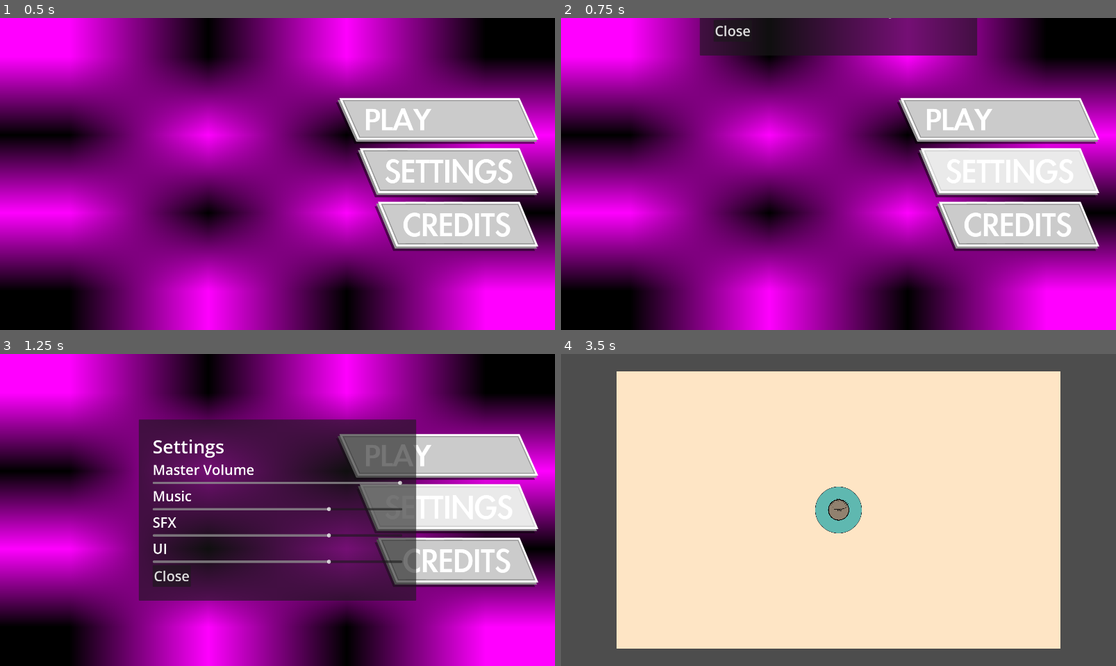
Above: before the commit, frames 1-4 (two rows, left to right).
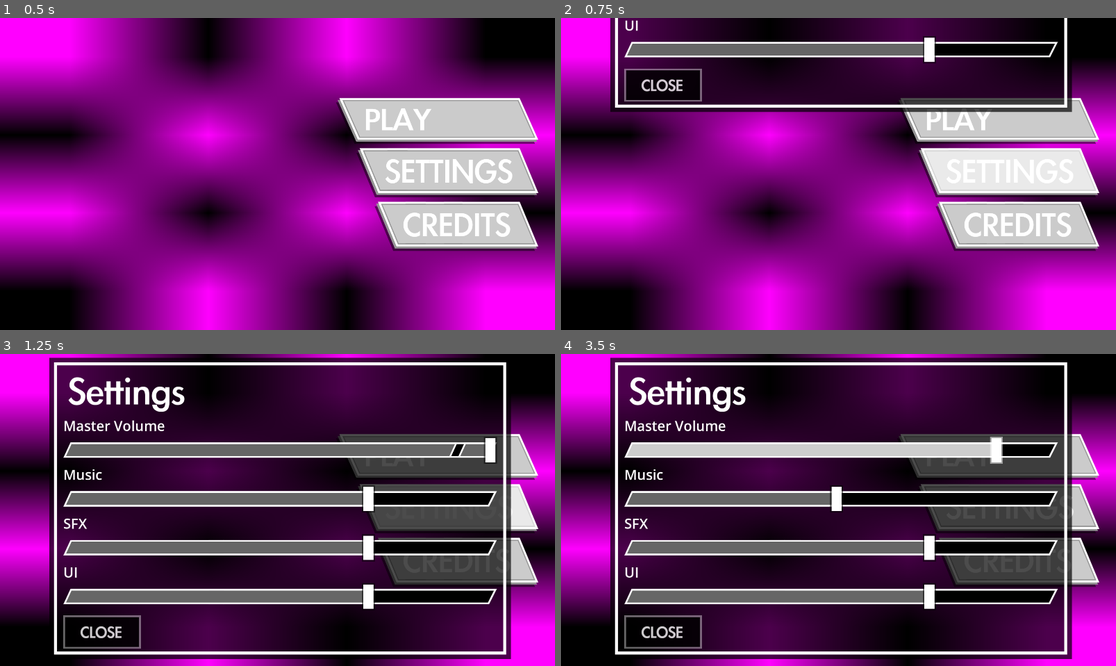
Above: after the commit, the same moments.

Repository: entityJY/deltarunesque-game
Game: Godot game, scene res://main_menu/main_menu.tscn
The game is run twice, just before and just after one commit, with the same random seed, the same clock (stepped at 60 frames per second) and the same inputs. Sound files missing from this copy of the repository are replaced by a short silence.
Inputs (mouse positions are in pixels of both pictures, inside the frame that each line leads up to):
- Up to frame 1 (0.5 s): no input
- Up to frame 2 (0.75 s): click (1010, 174) at 0.5 s
- Up to frame 3 (1.25 s): no input
- Up to frame 4 (3.5 s): click (838, 510) at 1.25 s; click (999, 456) at 2 s; click (999, 456) at 2.75 s

Frame 1 is identical in both runs. In frame 2, 23% of the frame differs, in the area x 8-93%, y 0-31%; in frame 3, 73%; in frame 4, 99%, in the area x 0-100%, y 0-100%.

Commit message:
settings ui update

Diff:
--- a/ui/pause_menu/pause_menu.gd
+++ b/ui/pause_menu/pause_menu.gd
@@ -9,7 +9,6 @@
 @export var settings_menu: SettingsMenu
 
 var settings_menu_active: bool = false
-
 
 func _ready() -> void:
 	settings_menu.close_settings_menu.connect(settings_closed)
@@ -42,5 +41,6 @@
 	settings_menu.open_settings()
 	settings_menu_active = true
 
+
 func settings_closed() -> void:
 	settings_menu_active = false
--- a/ui/pause_menu/pause_menu.tscn
+++ b/ui/pause_menu/pause_menu.tscn
@@ -55,7 +55,7 @@
 "times": PackedFloat32Array(0),
 "transitions": PackedFloat32Array(1),
 "update": 0,
-"values": [Vector2(480, -750)]
+"values": [Vector2(162, -1139)]
 }
 tracks/1/type = "value"
 tracks/1/imported = false
@@ -209,10 +209,12 @@
 anchor_top = 0.0
 anchor_right = 0.0
 anchor_bottom = 0.0
-offset_left = 480.0
-offset_top = -750.0
-offset_right = 1440.0
-offset_bottom = -123.0
+offset_left = 162.0
+offset_top = -1139.0
+offset_right = 1758.0
+offset_bottom = -84.0
+grow_horizontal = 1
+grow_vertical = 1
 button_sfx = NodePath("../ButtonSFX")
 animation_player = NodePath("../AnimationPlayer")
 
--- a/ui/settings/settings.gd
+++ b/ui/settings/settings.gd
@@ -13,22 +13,31 @@
 @export var button_sfx: AudioStreamPlayer
 @export var animation_player: AnimationPlayer
 
+var settings_tween : Tween
+
 signal close_settings_menu()
 
 
 func _ready() -> void:
 	load_config()
 	update()
+	self.position.y = -1140
 
 ## Closes settings menu
 func close_settings() -> void:
 	save_config()
-	animation_player.play("close_settings")
+	if settings_tween:
+		settings_tween.kill()
+	settings_tween = get_tree().create_tween()
+	settings_tween.tween_property(self, "position:y", -1140, 0.5)
 	close_settings_menu.emit()
 
 ## Open settings menu
 func open_settings() -> void:
-	animation_player.play("open_settings")
+	if settings_tween:
+		settings_tween.kill()
+	settings_tween = get_tree().create_tween()
+	settings_tween.tween_property(self, "position:y", 12.5, 0.5)
 
 
 ## Changes master volume.
--- a/ui/settings/settings_menu.tscn
+++ b/ui/settings/settings_menu.tscn
@@ -1,27 +1,83 @@
 [gd_scene format=3 uid="uid://7yafxd8dxjin"]
 
 [ext_resource type="Script" uid="uid://1i0ws5q2kk87" path="res://ui/settings/settings.gd" id="1_jwxja"]
+[ext_resource type="Texture2D" uid="uid://b2q3lqxbek7q4" path="res://ui/settings_menu/settings_box.png" id="2_0hqsx"]
+[ext_resource type="Texture2D" uid="uid://7okekwknedx4" path="res://ui/settings_menu/slider/grabber/slider_grabber_normal.png" id="3_fa6c1"]
+[ext_resource type="Texture2D" uid="uid://djp8jjw7080m" path="res://ui/settings_menu/slider/grabber/slider_grabber_hover.png" id="4_bko1y"]
+[ext_resource type="Texture2D" uid="uid://t8jm0bcw8qdn" path="res://ui/settings_menu/slider/slider_area/slider_area_unfilled.png" id="5_6dam2"]
+[ext_resource type="Texture2D" uid="uid://ce24lqswx5qvf" path="res://ui/settings_menu/slider/slider_area/slider_area_fill.png" id="6_odsla"]
+[ext_resource type="Texture2D" uid="uid://bsqsonlosiyds" path="res://ui/settings_menu/slider/slider_area/slider_area_highlight.png" id="7_d4jfv"]
+[ext_resource type="Texture2D" uid="uid://di75knguo6k0" path="res://ui/settings_menu/close_button/close_button_normal.png" id="8_doc6m"]
+[ext_resource type="Texture2D" uid="uid://c1wi3xcrhd6hb" path="res://ui/settings_menu/close_button/close_button_pressed.png" id="9_7urx1"]
+[ext_resource type="Texture2D" uid="uid://c5s10plyevnpy" path="res://ui/settings_menu/close_button/close_button_hover.png" id="10_gg20f"]
 
-[node name="SettingsPanel" type="PanelContainer" unique_id=25184077 node_paths=PackedStringArray("master_slider", "music_slider", "sfx_slider", "ui_slider", "button_sfx", "animation_player")]
-custom_minimum_size = Vector2(960, 540)
+[sub_resource type="StyleBoxEmpty" id="StyleBoxEmpty_tf5jq"]
+
+[sub_resource type="StyleBoxTexture" id="StyleBoxTexture_h7fwy"]
+texture = ExtResource("5_6dam2")
+texture_margin_top = 55.0
+
+[sub_resource type="StyleBoxTexture" id="StyleBoxTexture_60n2j"]
+texture = ExtResource("6_odsla")
+texture_margin_top = 55.0
+axis_stretch_horizontal = 1
+
+[sub_resource type="StyleBoxTexture" id="StyleBoxTexture_twrpo"]
+texture = ExtResource("7_d4jfv")
+texture_margin_top = 55.0
+axis_stretch_horizontal = 1
+
+[sub_resource type="StyleBoxTexture" id="StyleBoxTexture_4d8bn"]
+texture = ExtResource("5_6dam2")
+texture_margin_top = 55.0
+
+[sub_resource type="StyleBoxTexture" id="StyleBoxTexture_j8f4x"]
+texture = ExtResource("6_odsla")
+texture_margin_top = 55.0
+axis_stretch_horizontal = 1
+
+[sub_resource type="StyleBoxTexture" id="StyleBoxTexture_lqxw3"]
+texture = ExtResource("5_6dam2")
+texture_margin_top = 55.0
+
+[sub_resource type="StyleBoxTexture" id="StyleBoxTexture_5syt7"]
+texture = ExtResource("6_odsla")
+texture_margin_top = 55.0
+axis_stretch_horizontal = 1
+
+[sub_resource type="StyleBoxTexture" id="StyleBoxTexture_cs3qg"]
+texture = ExtResource("5_6dam2")
+texture_margin_top = 55.0
+
+[sub_resource type="StyleBoxTexture" id="StyleBoxTexture_ewj2x"]
+texture = ExtResource("6_odsla")
+texture_margin_top = 55.0
+axis_stretch_horizontal = 1
+
+[node name="SettingsPanel" type="PanelContainer" unique_id=25184077 node_paths=PackedStringArray("master_slider", "music_slider", "sfx_slider", "ui_slider")]
+custom_minimum_size = Vector2(1596, 1055)
 anchors_preset = 8
 anchor_left = 0.5
 anchor_top = 0.5
 anchor_right = 0.5
 anchor_bottom = 0.5
-offset_left = -480.0
-offset_top = -1290.0
-offset_right = 480.0
-offset_bottom = -662.9999
+offset_left = -789.0
+offset_top = -1479.5
+offset_right = 807.0
+offset_bottom = -424.5
 grow_horizontal = 2
 grow_vertical = 2
+theme_override_styles/panel = SubResource("StyleBoxEmpty_tf5jq")
 script = ExtResource("1_jwxja")
 master_slider = NodePath("MarginContainer/VBoxContainer/MasterSlider")
 music_slider = NodePath("MarginContainer/VBoxContainer/MusicSlider")
 sfx_slider = NodePath("MarginContainer/VBoxContainer/SFXSlider")
 ui_slider = NodePath("MarginContainer/VBoxContainer/UISlider")
-button_sfx = NodePath("")
-animation_player = NodePath("")
+
+[node name="TextureRect" type="TextureRect" parent="." unique_id=1192770356]
+layout_mode = 2
+texture = ExtResource("2_0hqsx")
+stretch_mode = 4
 
 [node name="MarginContainer" type="MarginContainer" parent="." unique_id=1623837506]
 layout_mode = 2
@@ -33,10 +89,9 @@
 [node name="VBoxContainer" type="VBoxContainer" parent="MarginContainer" unique_id=1238944539]
 layout_mode = 2
 
-[node name="Label" type="Label" parent="MarginContainer/VBoxContainer" unique_id=284482637]
+[node name="Spacer" type="Control" parent="MarginContainer/VBoxContainer" unique_id=1873070005]
+custom_minimum_size = Vector2(0, 150)
 layout_mode = 2
-theme_override_font_sizes/font_size = 64
-text = "Settings"
 
 [node name="Master" type="Label" parent="MarginContainer/VBoxContainer" unique_id=596945852]
 layout_mode = 2
@@ -45,8 +100,15 @@
 
 [node name="MasterSlider" type="HSlider" parent="MarginContainer/VBoxContainer" unique_id=1611257525]
 layout_mode = 2
+theme_override_icons/grabber = ExtResource("3_fa6c1")
+theme_override_icons/grabber_highlight = ExtResource("4_bko1y")
+theme_override_icons/grabber_disabled = ExtResource("3_fa6c1")
+theme_override_styles/slider = SubResource("StyleBoxTexture_h7fwy")
+theme_override_styles/grabber_area = SubResource("StyleBoxTexture_60n2j")
+theme_override_styles/grabber_area_highlight = SubResource("StyleBoxTexture_twrpo")
 max_value = 1.0
 step = 0.01
+value = 0.5
 
 [node name="Music" type="Label" parent="MarginContainer/VBoxContainer" unique_id=1070847923]
 layout_mode = 2
@@ -55,8 +117,15 @@
 
 [node name="MusicSlider" type="HSlider" parent="MarginContainer/VBoxContainer" unique_id=461110145]
 layout_mode = 2
+theme_override_icons/grabber = ExtResource("3_fa6c1")
+theme_override_icons/grabber_highlight = ExtResource("4_bko1y")
+theme_override_icons/grabber_disabled = ExtResource("3_fa6c1")
+theme_override_styles/slider = SubResource("StyleBoxTexture_4d8bn")
+theme_override_styles/grabber_area = SubResource("StyleBoxTexture_j8f4x")
+theme_override_styles/grabber_area_highlight = SubResource("StyleBoxTexture_twrpo")
 max_value = 1.0
 step = 0.01
+value = 0.5
 
 [node name="SFX" type="Label" parent="MarginContainer/VBoxContainer" unique_id=1514300218]
 layout_mode = 2
@@ -65,8 +134,15 @@
 
 [node name="SFXSlider" type="HSlider" parent="MarginContainer/VBoxContainer" unique_id=69720487]
 layout_mode = 2
+theme_override_icons/grabber = ExtResource("3_fa6c1")
+theme_override_icons/grabber_highlight = ExtResource("4_bko1y")
+theme_override_icons/grabber_disabled = ExtResource("3_fa6c1")
+theme_override_styles/slider = SubResource("StyleBoxTexture_lqxw3")
+theme_override_styles/grabber_area = SubResource("StyleBoxTexture_5syt7")
+theme_override_styles/grabber_area_highlight = SubResource("StyleBoxTexture_twrpo")
 max_value = 1.0
 step = 0.01
+value = 0.5
 
 [node name="UI" type="Label" parent="MarginContainer/VBoxContainer" unique_id=1523090081]
 layout_mode = 2
@@ -75,16 +151,31 @@
 
 [node name="UISlider" type="HSlider" parent="MarginContainer/VBoxContainer" unique_id=1863003712]
 layout_mode = 2
+theme_override_icons/grabber = ExtResource("3_fa6c1")
+theme_override_icons/grabber_highlight = ExtResource("4_bko1y")
+theme_override_icons/grabber_disabled = ExtResource("3_fa6c1")
+theme_override_styles/slider = SubResource("StyleBoxTexture_cs3qg")
+theme_override_styles/grabber_area = SubResource("StyleBoxTexture_ewj2x")
+theme_override_styles/grabber_area_highlight = SubResource("StyleBoxTexture_twrpo")
 max_value = 1.0
 step = 0.01
+value = 0.5
+
+[node name="Spacer2" type="Control" parent="MarginContainer/VBoxContainer" unique_id=808910833]
+custom_minimum_size = Vector2(0, 10)
+layout_mode = 2
+size_flags_vertical = 3
 
 [node name="LowerButtons" type="HBoxContainer" parent="MarginContainer/VBoxContainer" unique_id=925356836]
 layout_mode = 2
 
-[node name="CloseButton" type="Button" parent="MarginContainer/VBoxContainer/LowerButtons" unique_id=1078933543]
+[node name="CloseButton" type="TextureButton" parent="MarginContainer/VBoxContainer/LowerButtons" unique_id=523720116]
 layout_mode = 2
-theme_override_font_sizes/font_size = 48
-text = "Close"
+texture_normal = ExtResource("8_doc6m")
+texture_pressed = ExtResource("9_7urx1")
+texture_hover = ExtResource("10_gg20f")
+texture_disabled = ExtResource("9_7urx1")
+texture_focused = ExtResource("10_gg20f")
 
 [connection signal="value_changed" from="MarginContainer/VBoxContainer/MasterSlider" to="." method="_on_master_slider_value_changed"]
 [connection signal="value_changed" from="MarginContainer/VBoxContainer/MusicSlider" to="." method="_on_music_slider_value_changed"]
Binary file added: ui/settings_menu/close_button/close_button_hover.png
Not shown, added: ui/settings_menu/close_button/close_button_hover.png.import
Binary file added: ui/settings_menu/close_button/close_button_normal.png
Not shown, added: ui/settings_menu/close_button/close_button_normal.png.import
Binary file added: ui/settings_menu/close_button/close_button_pressed.png
Not shown, added: ui/settings_menu/close_button/close_button_pressed.png.import
Binary file added: ui/settings_menu/settings_box.png
Not shown, added: ui/settings_menu/settings_box.png.import
Binary file added: ui/settings_menu/slider/grabber/slider_grabber_hover.png
Not shown, added: ui/settings_menu/slider/grabber/slider_grabber_hover.png.import
Binary file added: ui/settings_menu/slider/grabber/slider_grabber_normal.png
Not shown, added: ui/settings_menu/slider/grabber/slider_grabber_normal.png.import
(and 6 more such lines)
